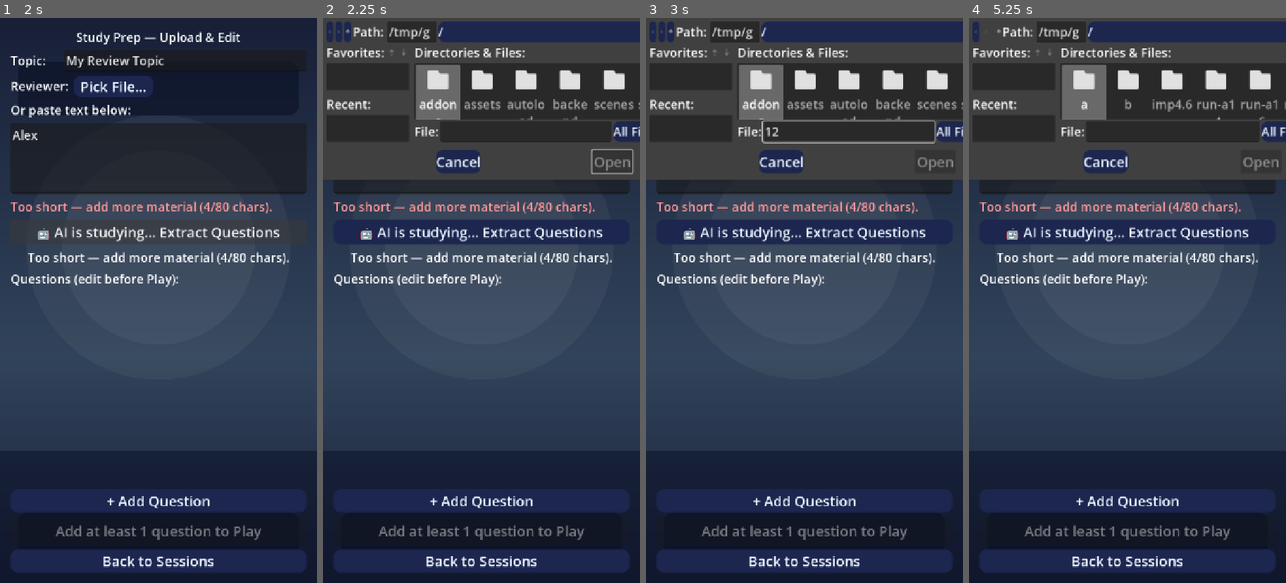
Above: before the commit, frames 1-4 (left to right).
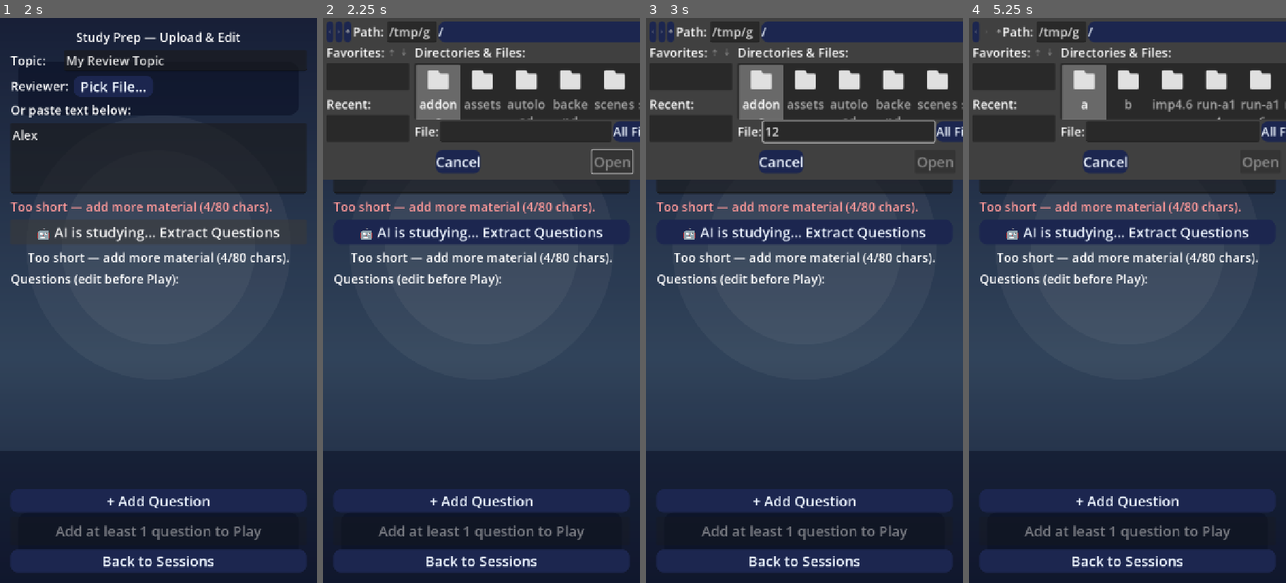
Above: after the commit, the same moments.

Repository: defzeke/Studymon
Game: Godot game, scene res://scenes/review_session/categorizer.tscn
The game is run twice, just before and just after one commit, with the same random seed, the same clock (stepped at 60 frames per second) and the same inputs. This scene is started directly instead of the project's main scene.
Inputs (mouse positions are in pixels of both pictures, inside the frame that each line leads up to):
- Up to frame 1 (2 s): click (158, 159) at 0.52 s; type "Alex" at 0.6 s; click "🤖 AI is studying... Extract Q…" at 1.25 s
- Up to frame 2 (2.25 s): click "Pick File..." at 2 s
- Up to frame 3 (3 s): click (848, 131) at 2.77 s; type "12" at 2.85 s
- Up to frame 4 (5.25 s): click (984, 29) at 3.5 s; click (984, 29) at 4.25 s; click (994, 29) at 5 s

Frame 1 is identical in both runs. In frame 2, 0.3% of the frame differs, in the area x 30-100%, y 1-28%; in frame 3, 0.3%; in frame 4, 0.3%, in the area x 31-100%, y 1-27%.

Commit message:
Fix Study gate blocking real PDF uploads (skip text check when file bytes loaded)

Diff:
--- a/scripts/review_session/categorizer.gd
+++ b/scripts/review_session/categorizer.gd
@@ -89,10 +89,12 @@
 		status_label.text = "Give your topic a name first."
 		return
 	var source_text := paste_area.text
-	var v := SessionManager.validate_source_text(source_text)
-	if not v.get("ok", false):
-		status_label.text = str(v.get("error", "Too short"))
-		return
+	# Real file loaded: the bytes are what get sent, so the text gate doesn't apply.
+	if _file_bytes.size() == 0:
+		var v := SessionManager.validate_source_text(source_text)
+		if not v.get("ok", false):
+			status_label.text = str(v.get("error", "Too short"))
+			return
 	_studying = true
 	study_btn.disabled = true
 	status_label.text = "AI is studying... analyzing your reviewer"
